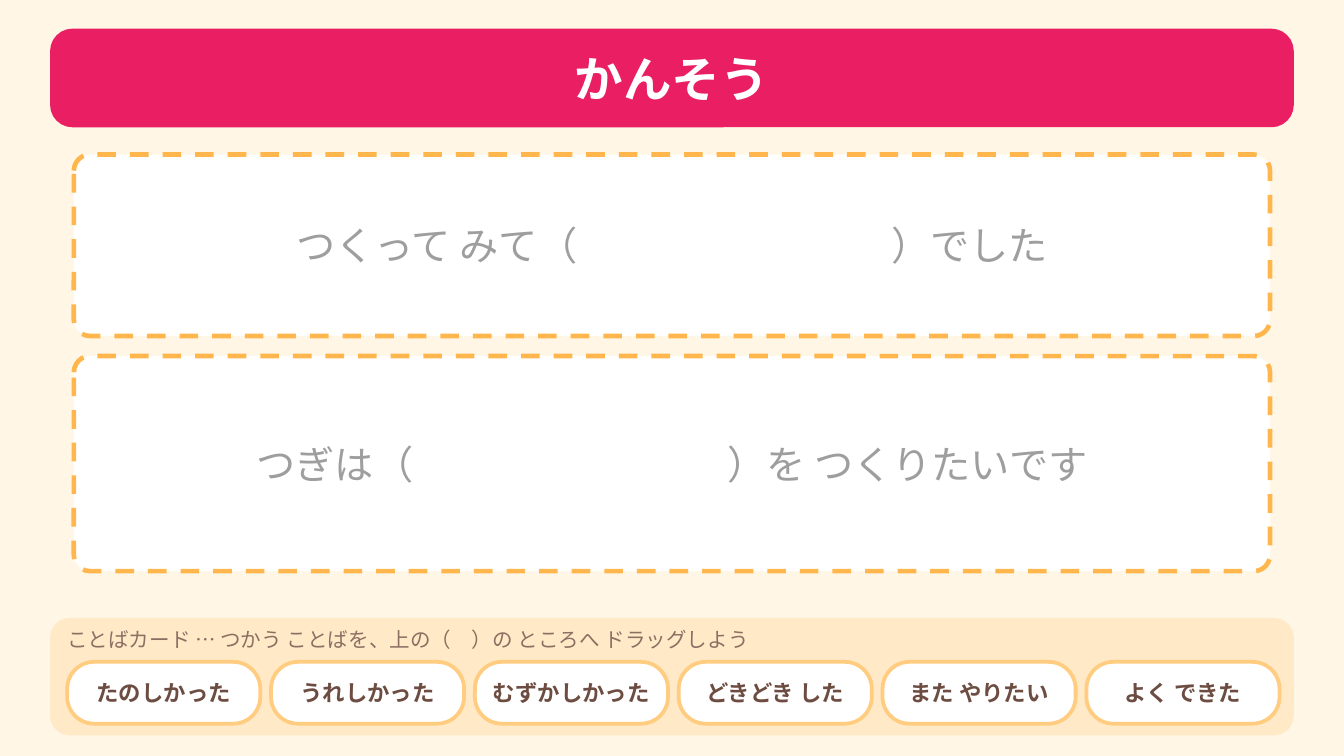
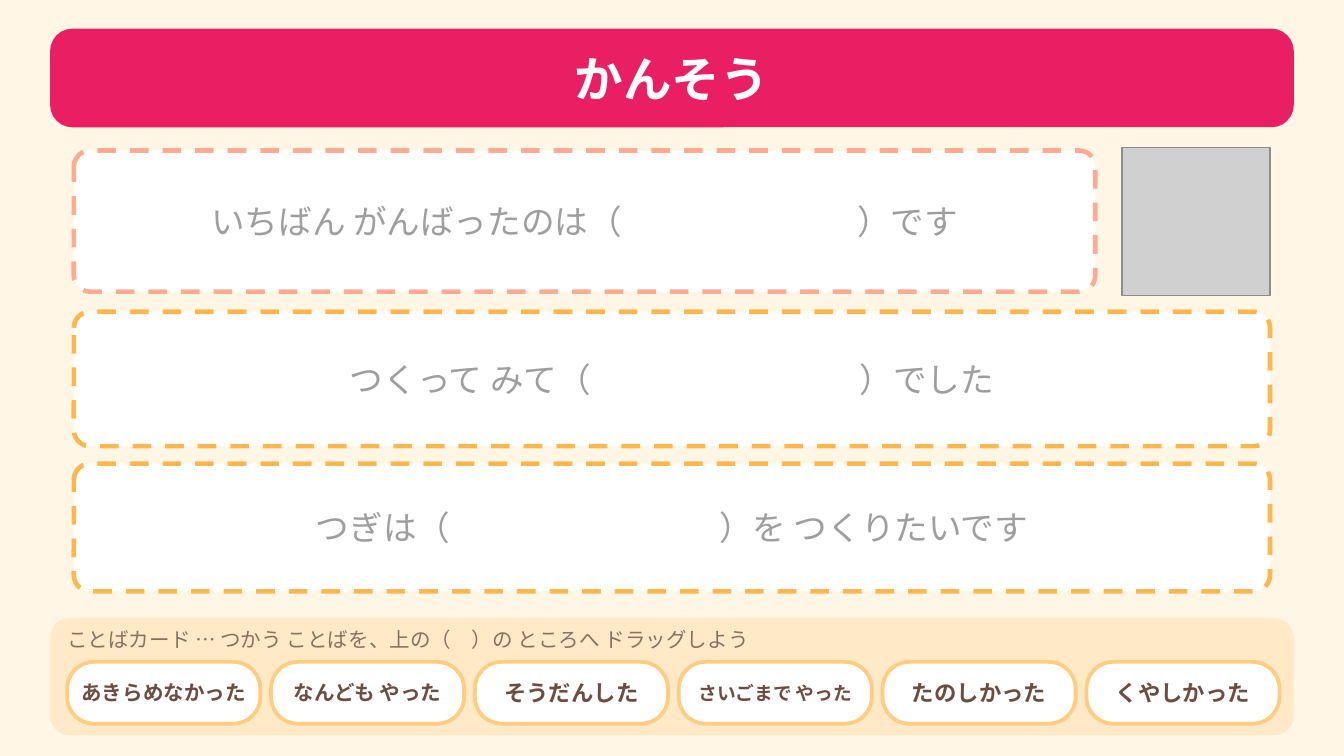
Before and after one commit to Erica-sensei/happyo-maker, a slide deck: slide 12 of canva/aki-omocha-template.pptx (slide 8 before the commit). Drawn at 1344x756 pixels with LibreOffice and Linux fonts; fonts in the diff are those of the drawing; grey boxes stand for pictures. Boxes give left, top, right and bottom in pixels: in the first picture for what was removed or moved away, otherwise in the second. Text is boxed around its words. In the diff, an @@ line names an element or a change of style, - is before the commit and + after.

```diff
--- a/canva/aki-omocha-template.pptx
+++ b/canva/aki-omocha-template.pptx
@@ picture added at box(1122, 148, 1270, 296) @@
@@ rounded rectangle added at box(74, 151, 1095, 292), fill #FFFFFF, outline #FFAB91 2.5 pt dashed @@
@@ text added at box(211, 205, 958, 237), 18 pt, text #9E9E9E @@
+いちばん がんばったのは（ ）です
@@ rounded rectangle at box(74, 312, 1270, 446): proportions changed @@
@@ rounded rectangle: place and size @@
-rounded rectangle at box(74, 155, 1270, 336)
+rounded rectangle at box(74, 312, 1270, 446)
@@ text "つくって みて（ ）でした" at box(350, 363, 994, 395): size 21 to 18 pt @@
@@ text "つくって みて（ ）でした": place and size @@
-text "つくって みて（ ）でした" at box(296, 227, 1048, 264)
+text "つくって みて（ ）でした" at box(350, 363, 994, 395)
@@ rounded rectangle: place and size @@
-rounded rectangle at box(74, 356, 1270, 571)
+rounded rectangle at box(74, 464, 1270, 591)
@@ rounded rectangle at box(74, 464, 1270, 591): proportions changed @@
@@ text "つぎは（ ）を つくりたいです": place and size @@
-text "つぎは（ ）を つくりたいです" at box(257, 446, 1087, 483)
+text "つぎは（ ）を つくりたいです" at box(316, 511, 1028, 543)
@@ text "つぎは（ ）を つくりたいです" at box(316, 511, 1028, 543): size 21 to 18 pt @@
@@ text added at box(81, 683, 246, 702), 11 pt, text #6D4C41, bold @@
+あきらめなかった
@@ text at box(293, 683, 442, 702): text changed; size 12 to 11 pt @@
-うれしかった
+なんども やった
@@ text at box(504, 683, 638, 703): text changed @@
-むずかしかった
+そうだんした
@@ text at box(699, 684, 852, 701): text changed; size 12 to 10 pt @@
-どきどき した
+さいごまで やった
@@ text "たのしかった": place and size @@
-text "たのしかった" at box(97, 683, 231, 703)
+text "たのしかった" at box(912, 683, 1046, 703)
@@ text removed at box(909, 682, 1049, 703) @@
-また やりたい
@@ text at box(1116, 682, 1250, 703): text changed @@
-よく できた
+くやしかった
```
Also in this commit, not shown: 4 other slides changed, 4 slides added, 4 other files.
